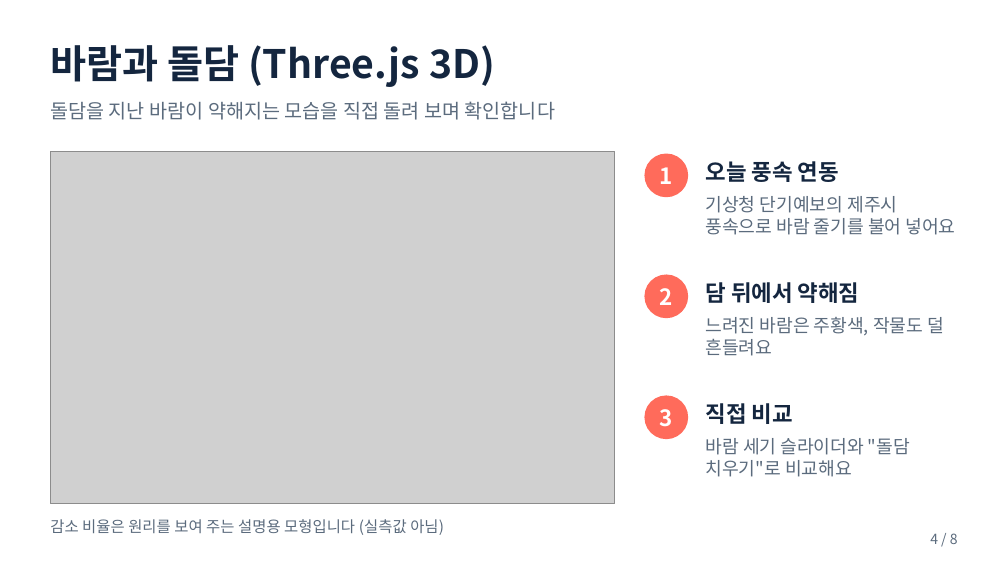
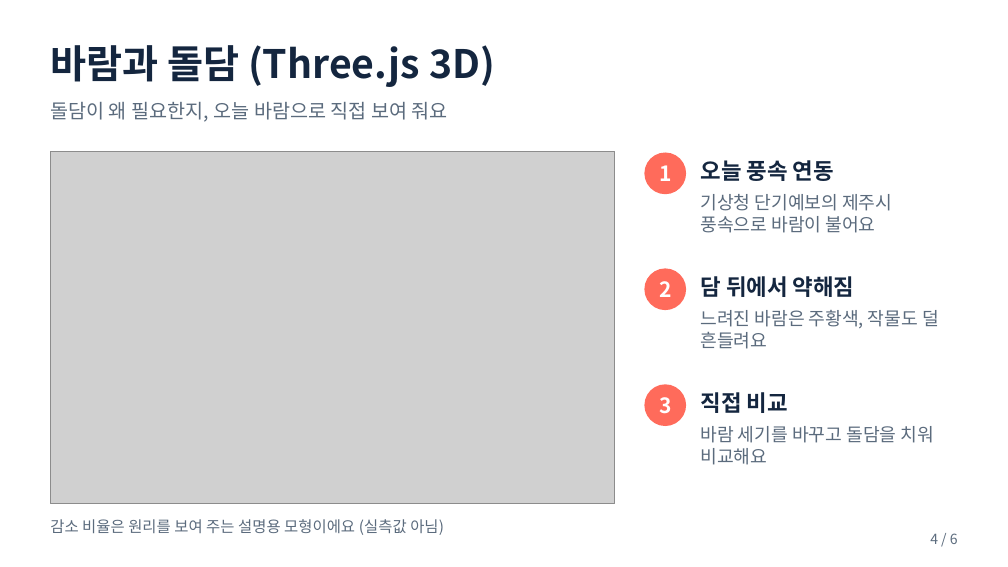
Before and after one commit to pjhjustin2430-cmd/doldam-today, a slide deck: slide 4 of docs/돌담오늘_발표자료.pptx. Drawn at 1008x567 pixels with LibreOffice and Linux fonts; fonts in the diff are those of the drawing; grey boxes stand for pictures. Boxes give left, top, right and bottom in pixels: in the first picture for what was removed or moved away, otherwise in the second. Text is boxed around its words. In the diff, an @@ line names an element or a change of style, - is before the commit and + after.

```diff
--- a/docs/돌담오늘_발표자료.pptx
+++ b/docs/돌담오늘_발표자료.pptx
@@ text at bbox=[50, 102, 448, 122]: text changed @@
-돌담을 지난 바람이 약해지는 모습을 직접 돌려 보며 확인합니다
+돌담이 왜 필요한지, 오늘 바람으로 직접 보여 줘요
@@ text "오늘 풍속 연동": place and size @@
-text "오늘 풍속 연동" at bbox=[706, 161, 839, 182]
+text "오늘 풍속 연동" at bbox=[701, 160, 834, 181]
@@ text at bbox=[701, 194, 892, 233]: text changed @@
-기상청 단기예보의 제주시 풍속으로 바람 줄기를 불어 넣어요
+기상청 단기예보의 제주시 풍속으로 바람이 불어요
@@ ellipse: place and size @@
-ellipse at bbox=[645, 275, 687, 318]
+ellipse at bbox=[645, 269, 685, 309]
@@ text "담 뒤에서 약해짐": place and size @@
-text "담 뒤에서 약해짐" at bbox=[706, 282, 860, 303]
+text "담 뒤에서 약해짐" at bbox=[701, 276, 855, 297]
@@ text "느려진 바람은 주황색, 작물도 덜 ...": place and size @@
-text "느려진 바람은 주황색, 작물도 덜 ..." at bbox=[706, 317, 944, 356]
+text "느려진 바람은 주황색, 작물도 덜 ..." at bbox=[701, 310, 939, 349]
@@ size 16 to 15 pt in 3 elements at bbox=[659, 165, 671, 181], bbox=[659, 281, 671, 297], bbox=[659, 397, 671, 414] @@
@@ text "3": place and size @@
-text "3" at bbox=[660, 409, 673, 427]
+text "3" at bbox=[659, 397, 671, 414]
@@ ellipse: place and size @@
-ellipse at bbox=[645, 396, 687, 438]
+ellipse at bbox=[645, 385, 685, 425]
@@ text "직접 비교": place and size @@
-text "직접 비교" at bbox=[706, 403, 793, 424]
+text "직접 비교" at bbox=[701, 392, 788, 413]
@@ text at bbox=[701, 426, 934, 465]: text changed @@
-바람 세기 슬라이더와 "돌담 치우기"로 비교해요
+바람 세기를 바꾸고 돌담을 치워 비교해요
@@ text at bbox=[50, 519, 444, 535]: text changed @@
-감소 비율은 원리를 보여 주는 설명용 모형입니다 (실측값 아님)
+감소 비율은 원리를 보여 주는 설명용 모형이에요 (실측값 아님)
@@ text at bbox=[930, 533, 958, 544]: text changed @@
-4 / 8
+4 / 6
```
Also in this commit, not shown: 2 other slides changed, 3 slides added, 5 slides removed, 9 other files.
